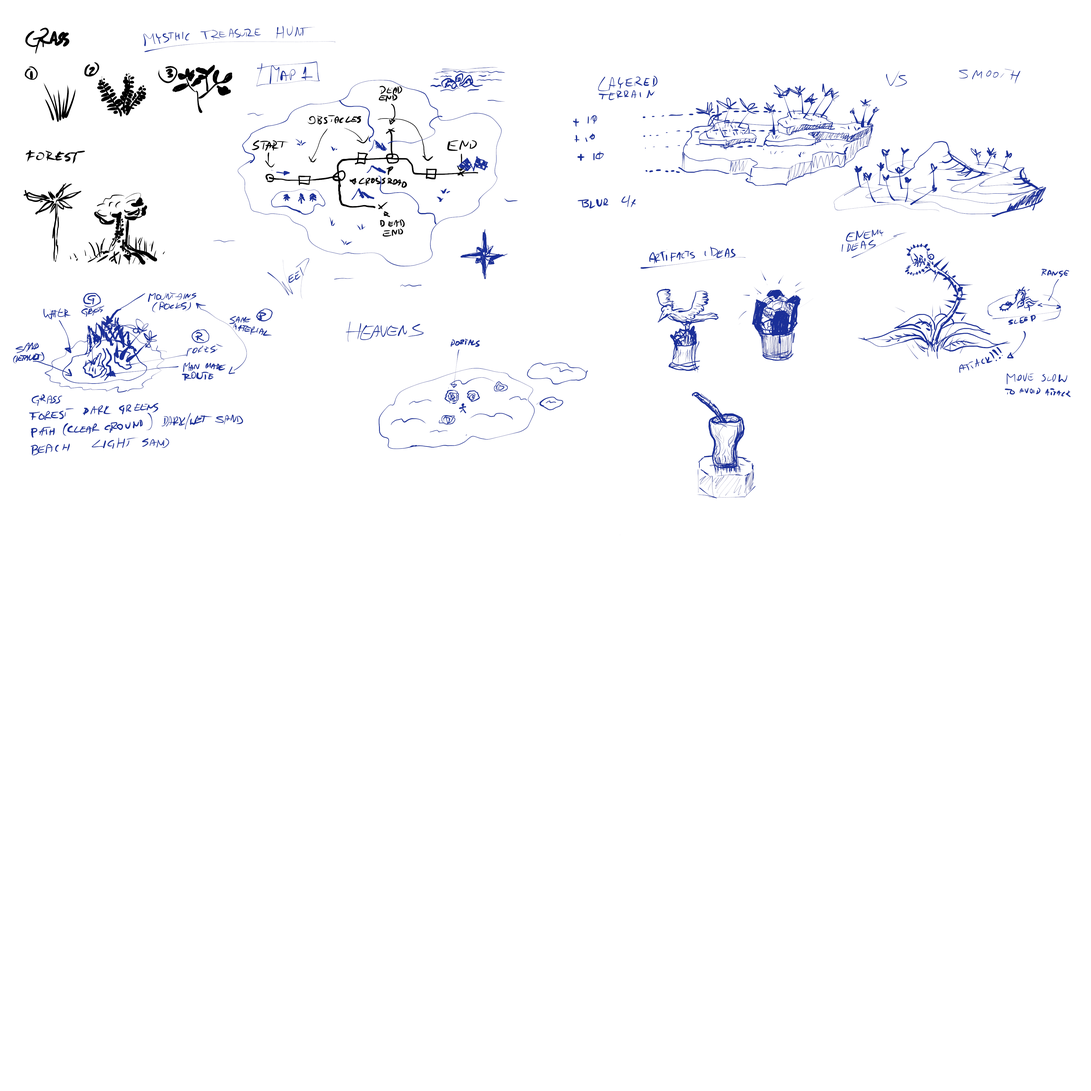
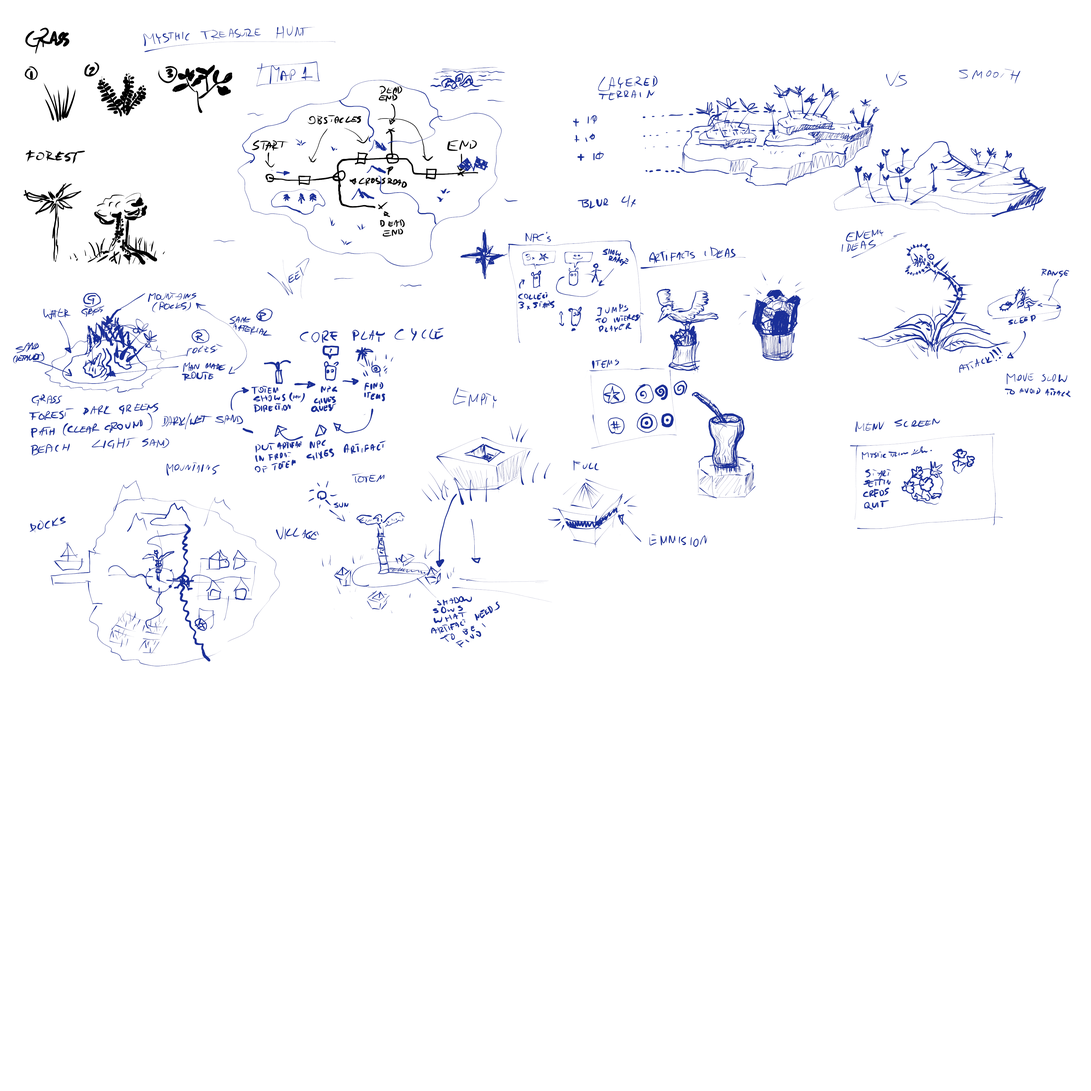
Two versions of the same layered image (1091x1091). Layer-by-layer changes:
painted on "Background" over (29, 231, 1004, 667)
